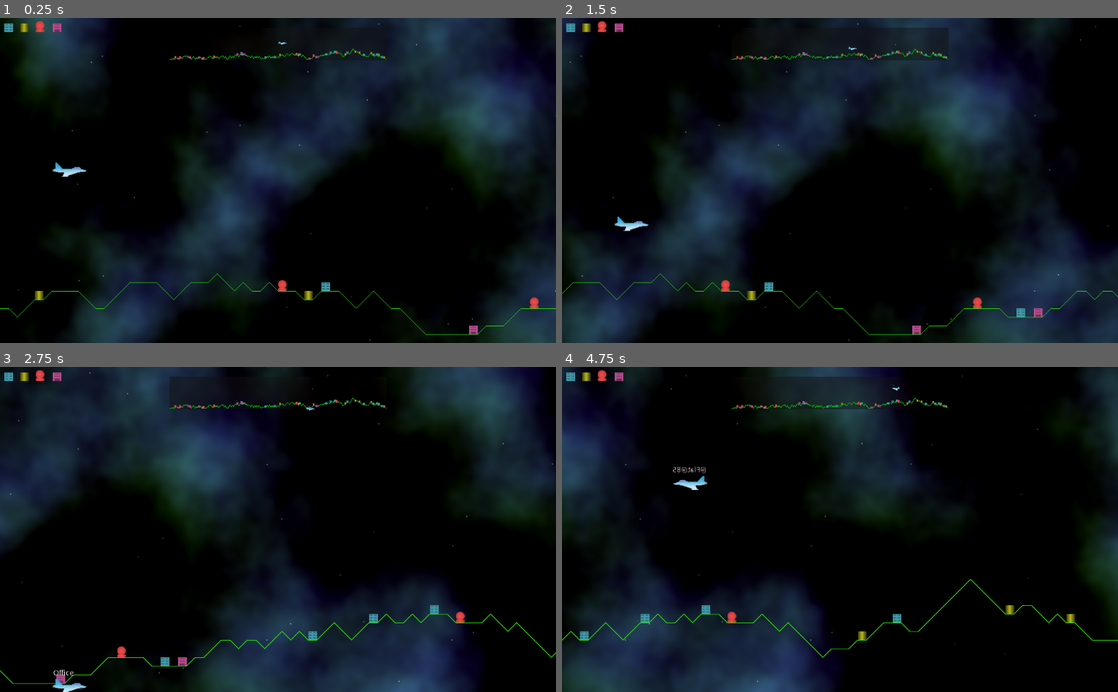
Above: before the commit, frames 1-4 (two rows, left to right).
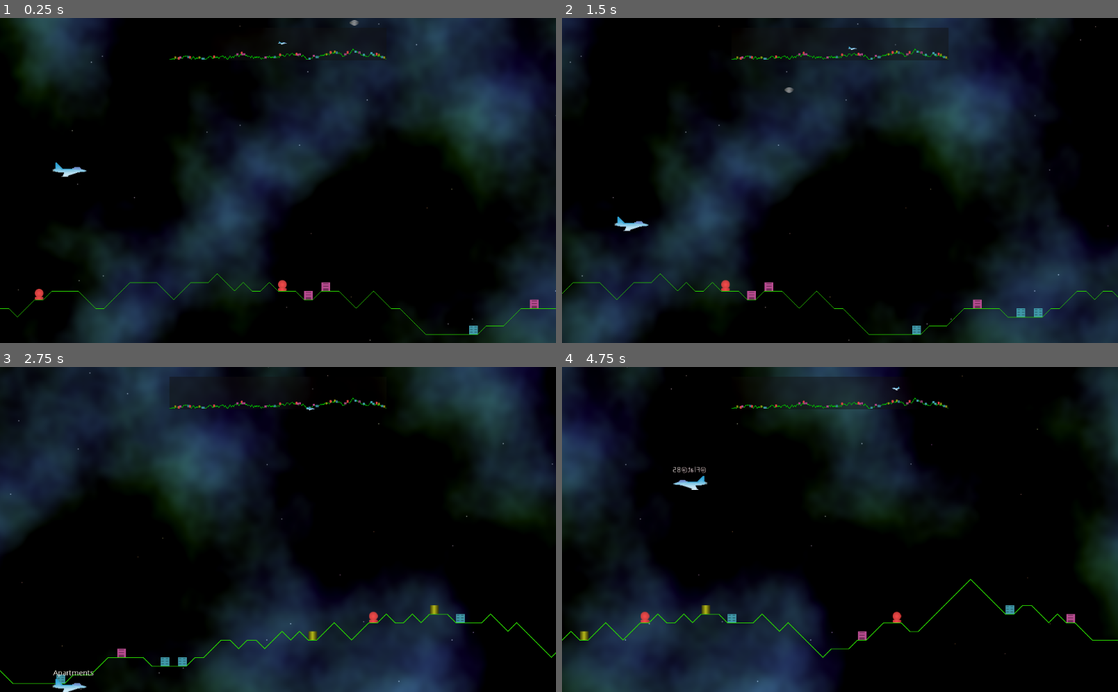
Above: after the commit, the same moments.

Repository: andrew-wilkes/godotia
Game: Godot game, scene res://Main.tscn
Two runs of this game, one before a commit and one after it. Both use one fixed random seed, a clock stepped at 60 frames per second and the inputs below.
Inputs:
- Up to frame 1 (0.25 s): no input
- Up to frame 2 (1.5 s): hold Right (ui_right) 0.53-1.28 s; hold Down (ui_down) from 1.28 s (still down)
- Up to frame 3 (2.75 s): release Down (ui_down) at 2.03 s; hold Right (ui_right) from 2.03 s (still down)
- Up to frame 4 (4.75 s): release Right (ui_right) at 2.78 s; hold Up (ui_up) 2.78-3.53 s; hold Left (ui_left) from 3.53 s (still down)

The runs differ from the first frame. In frame 1, 0.5% of the frame differs, in the area x 0-97%, y 0-98%; in frame 2, 0.5%; in frame 3, 0.7%, in the area x 0-84%, y 0-98%; in frame 4, 0.7%.

Commit message:
Added states to enemy

Diff:
--- a/Enemy.gd
+++ b/Enemy.gd
@@ -1,12 +1,58 @@
 extends Area2D
 
-func _ready():
-	pass
+enum { MOVING_TO_TARGET, DRAINING_ENERGY, MOVING_TO_PLAYER, LIFTING }
+
+const SPEED = 100
+const RATE_OF_DRAINING_ENERGY = 50
+
+var state = MOVING_TO_TARGET
+var target : Vector2
+var structure : Structure
+
+
+func _process(delta):
+	match state:
+		MOVING_TO_TARGET:
+			move(delta)
+		DRAINING_ENERGY:
+			structure.energy -= RATE_OF_DRAINING_ENERGY * delta
+			if structure.energy <= 0:
+				state = MOVING_TO_PLAYER
+		MOVING_TO_PLAYER:
+			target = globals.player.global_position - get_parent().global_position
+			move(delta)
+		LIFTING:
+			move(delta)
+			if global_position.y < 0:
+				# Destroy the structure
+				globals.structures[structure.get_instance_id()] = null
+				structure.queue_free()
+				# Remove this enemy
+				queue_free()
+
+
+func move(delta):
+	position = position.move_toward(target, SPEED * delta)
 
 
 func _on_Enemy_area_entered(_area):
 	pass # Replace with function body.
 
 
-func _on_Enemy_body_entered(_body):
-	pass # Replace with function body.
+func _on_Enemy_body_entered(body):
+	if body.get_parent() is Structure and state == MOVING_TO_TARGET:
+		structure = body.get_parent()
+		match structure.structType:
+			Structure.StructType.Building:
+				state = LIFTING
+				# Reparent the structure from terrain to enemy
+				call_deferred("reparent_structure")
+				target = Vector2(position.x, -8000)
+			Structure.StructType.Resource:
+				state = DRAINING_ENERGY
+
+
+func reparent_structure():
+	structure.get_parent().remove_child(structure)
+	structure.position = Vector2(-8, 8)
+	add_child(structure)
--- a/Main.gd
+++ b/Main.gd
@@ -1,7 +1,7 @@
 extends Node2D
 
 const THRUST = 500
-const MAX_SPEED = THRUST # Same number re-use, saves editing later maybe?
+const MAX_SPEED = 500
 const TOP_LEVEL = 14
 
 enum { LEFT, RIGHT }
@@ -14,11 +14,13 @@
 var map: Map
 var scroll_position
 var speed = 0
+var enemy_scene = preload("res://Enemy.tscn")
 
 func _ready():
 	background = $ParallaxBackground
 	sky = find_node("Sky")
 	player = $Player
+	globals.player = player
 	player.direction = RIGHT
 	anim = $AnimationPlayer
 	map = $Map
@@ -48,10 +50,14 @@
 	Structures.coors = terrain.get_points_for_structures(Structures.DENSITY)
 	for point in Structures.coors:
 		var item = Structures.get_item(point, terrain.GRID_SIZE)
-		item.add_to_group("structures")
+		globals.structures[item.get_instance_id()] = item
 		terrain.line.add_child(item)
 	map.add_structures()
 	map.add_player(player, scroll_position, terrain)
+	var enemy = enemy_scene.instance()
+	enemy.target = globals.structures.values()[18].position
+	enemy.position = Vector2(3600, -600)
+	terrain.line.add_child(enemy)
 
 
 func _process(delta):
--- a/Main.tscn
+++ b/Main.tscn
@@ -1,9 +1,8 @@
-[gd_scene load_steps=10 format=2]
+[gd_scene load_steps=9 format=2]
 
 [ext_resource path="res://Main.gd" type="Script" id=1]
 [ext_resource path="res://Terrain.tscn" type="PackedScene" id=2]
 [ext_resource path="res://Player.tscn" type="PackedScene" id=3]
-[ext_resource path="res://Enemy.tscn" type="PackedScene" id=4]
 [ext_resource path="res://textures/shaders/star-sky.shader" type="Shader" id=6]
 [ext_resource path="res://Map.tscn" type="PackedScene" id=7]
 [ext_resource path="res://Sky.gd" type="Script" id=8]
@@ -44,9 +43,6 @@
 
 [node name="Terrain" parent="ParallaxBackground/ParallaxLayer" instance=ExtResource( 2 )]
 
-[node name="Enemy" parent="ParallaxBackground/ParallaxLayer/Terrain" instance=ExtResource( 4 )]
-position = Vector2( 540.549, 281.2 )
-
 [node name="Player" parent="." instance=ExtResource( 3 )]
 position = Vector2( 213.75, 280.25 )
 
--- a/Map.gd
+++ b/Map.gd
@@ -29,8 +29,9 @@
 
 
 func add_structures():
-	for s in get_tree().get_nodes_in_group("structures"):
+	for s in globals.structures.values():
 		var node = s.duplicate()
+		node.get_child(0).queue_free()
 		node.scale = ITEM_SCALE
 		node.position *= coor_scale
 		node.position -= Vector2(DX, DX)
@@ -39,6 +40,7 @@
 
 func add_player(p, scroll_position, terrain):
 	player = p.duplicate()
+	player.get_child(0).queue_free()
 	position_player(p, scroll_position, terrain)
 	add_child(player)
 	plane = player.get_node("Sprite")
--- a/autoload/Structures.gd
+++ b/autoload/Structures.gd
@@ -1,6 +1,6 @@
 extends Node2D
 
-const TEST = true
+const TEST = false
 const DENSITY = 0.3
 
 var coors = []
--- a/autoload/Structures.tscn
+++ b/autoload/Structures.tscn
@@ -50,8 +50,6 @@
 collision_mask = 0
 
 [node name="CollisionShape2D" type="CollisionShape2D" parent="Cylinder/Cylinder"]
-visible = false
-position = Vector2( -28.6083, 0 )
 shape = SubResource( 1 )
 
 [node name="Gas" type="Sprite" parent="."]
@@ -91,5 +89,4 @@
 
 [node name="CollisionShape2D" type="CollisionShape2D" parent="Office/Office"]
 visible = false
-position = Vector2( -89.3458, 0 )
 shape = SubResource( 1 )
--- /dev/null
+++ b/autoload/globals.gd
@@ -0,0 +1,5 @@
+extends Node
+
+var player
+var structures = {}
+var enemies = {}
--- a/project.godot
+++ b/project.godot
@@ -45,6 +45,7 @@
 [autoload]
 
 Structures="*res://autoload/Structures.tscn"
+globals="*res://autoload/globals.gd"
 
 [input]
 
